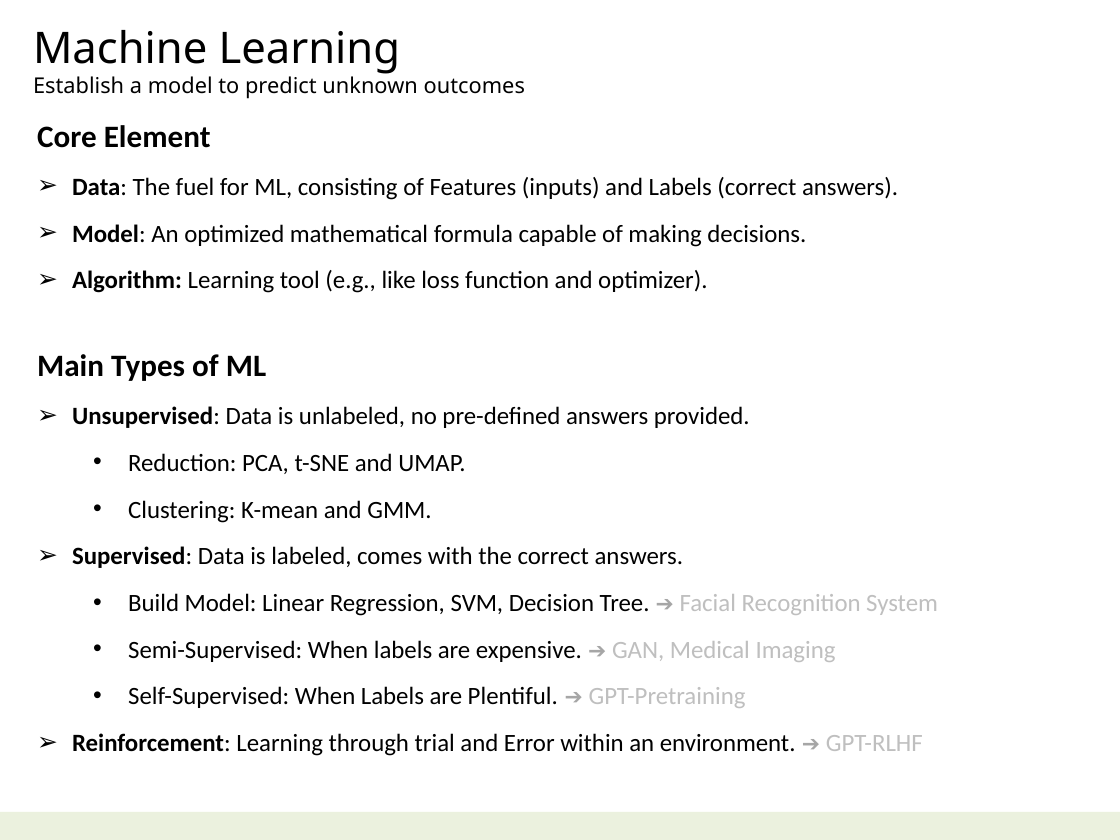
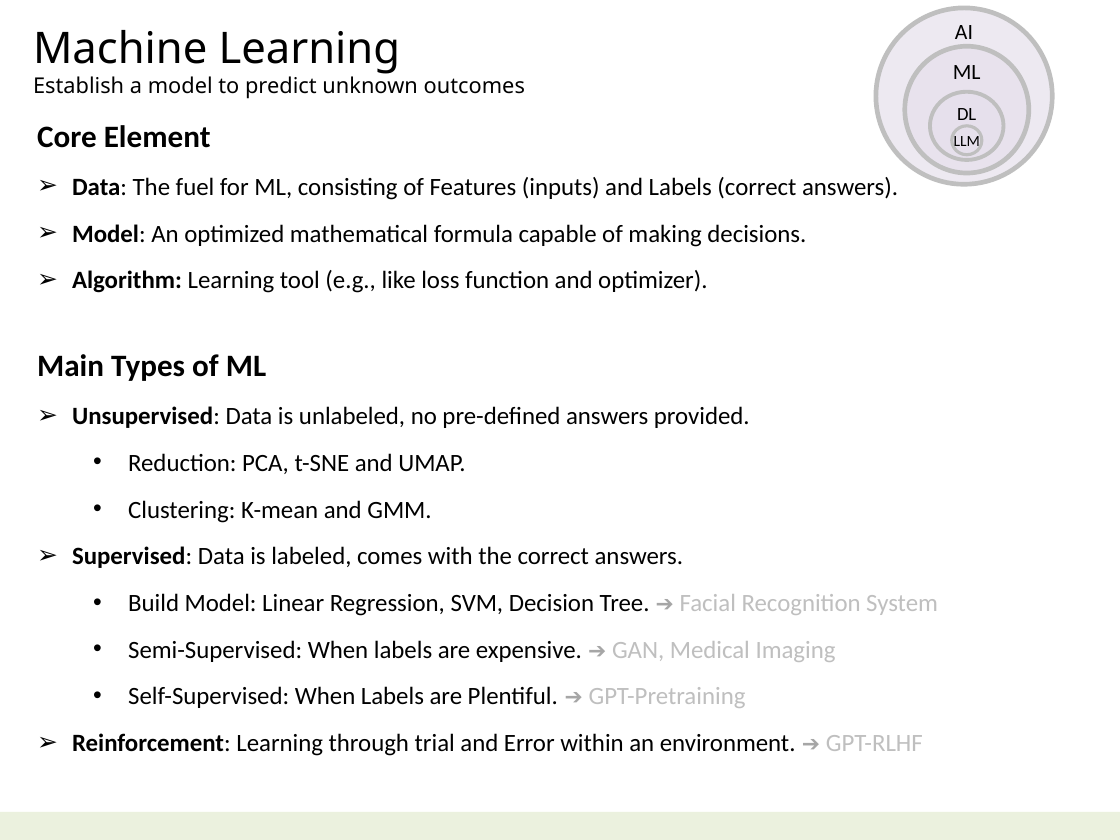
Before and after one commit to navibator/crazy-ai, a slide deck: slide 5 of ai-gemma.pptx. Drawn at 1120x840 pixels with LibreOffice and Linux fonts; fonts in the diff are those of the drawing. Boxes give left, top, right and bottom in pixels: in the first picture for what was removed or moved away, otherwise in the second. Text is boxed around its words. In the diff, an @@ line names an element or a change of style, - is before the commit and + after.

```diff
--- a/ai-gemma.pptx
+++ b/ai-gemma.pptx
@@ ellipse added at (876,8,1052,184), fill #E6E0EC at 70% opacity, outline #BFBFBF 3 pt, 14 pt, text #000000 @@
+AI
@@ ellipse added at (905,46,1029,172), fill #E6E0EC at 70% opacity, outline #BFBFBF 3 pt, 14 pt, text #000000 @@
+ML
@@ ellipse added at (930,92,1004,160), fill #E6E0EC at 70% opacity, outline #BFBFBF 2.5 pt, 12 pt, text #000000 @@
+DL
@@ ellipse added at (952,125,982,155), fill #E6E0EC at 70% opacity, outline #BFBFBF 2 pt, 10 pt, text #000000 @@
+LLM
```
Also in this commit, not shown: 2 other slides changed, 1 slide added, 1 slide removed, 3 other files.
